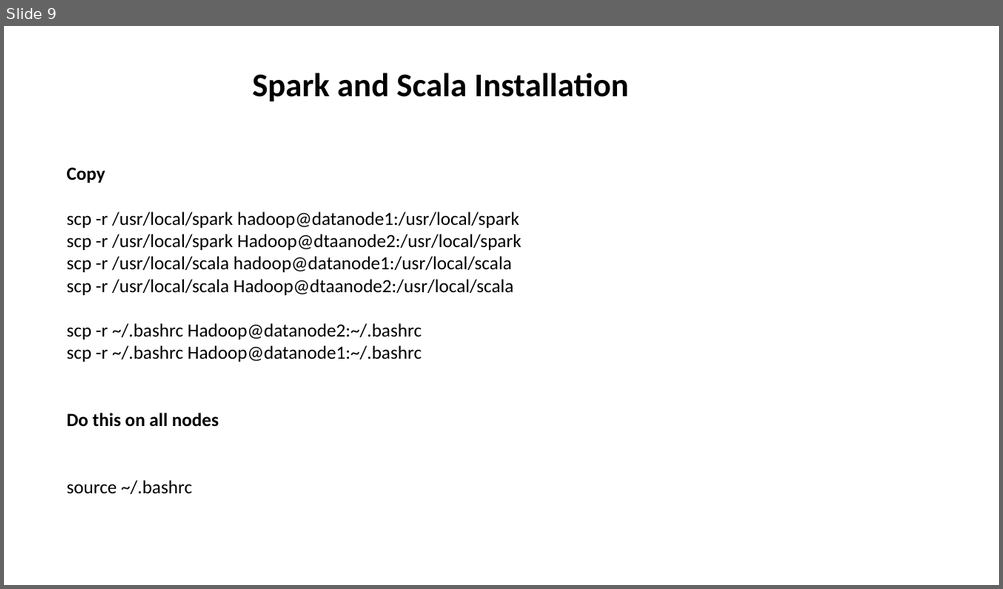
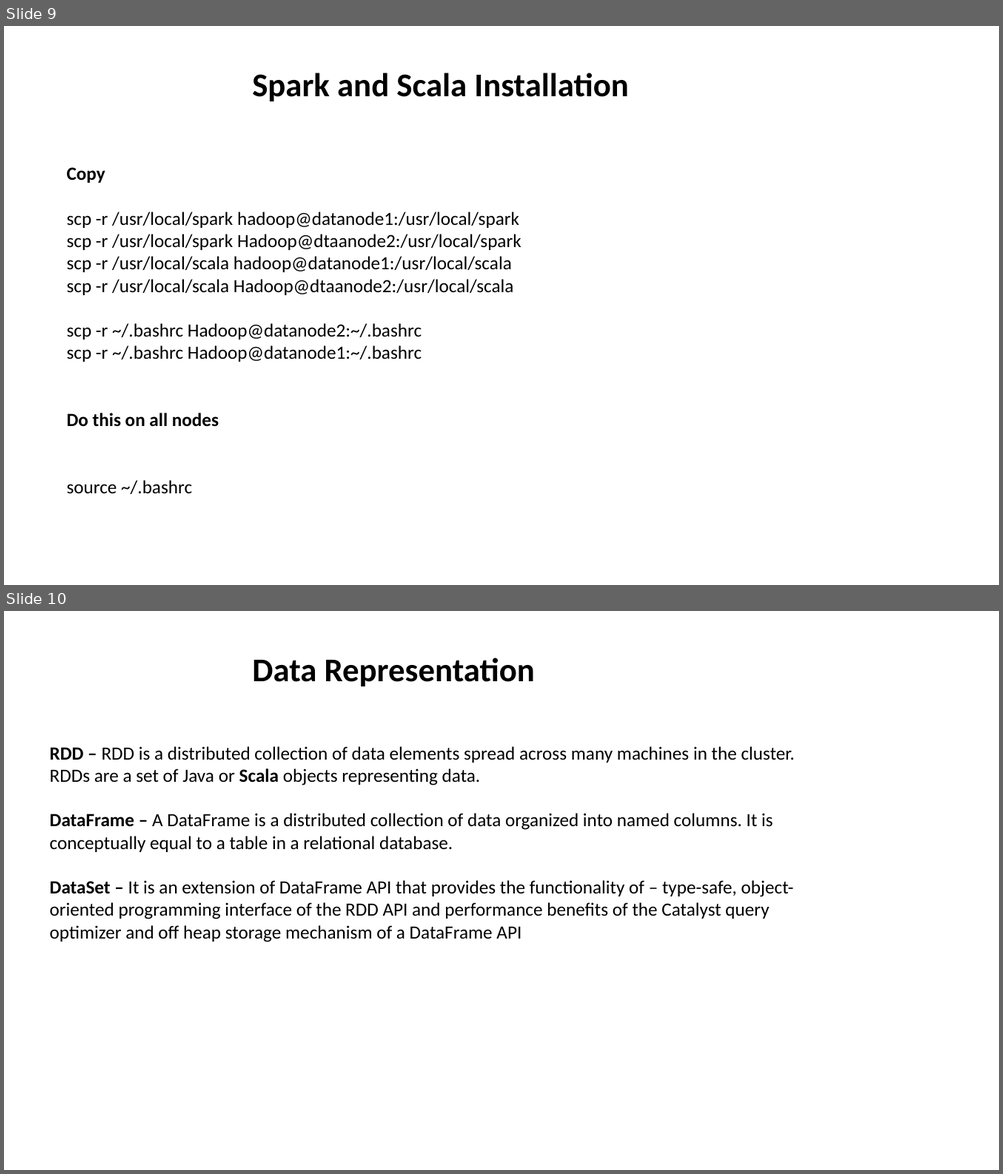
Before and after one commit to aashmishra/Bigdata_ppt, a slide deck: sparkscala.pptx. Shown one above the other, each under a label of ours: slide 9 before the commit, slides 9 and 10 after it. The pictures are 1003x589 and 1003x1174 pixels, drawn with LibreOffice and Linux fonts; fonts in the diff are those of the drawing. Boxes give left, top, right and bottom in pixels: in the first picture for what was removed or moved away, otherwise in the second. Text is boxed around its words. In the diff, an @@ line names an element or a change of style, - is before the commit and + after.

```diff
--- a/sparkscala.pptx
+++ b/sparkscala.pptx
@@ slide 10 added at bbox=[4, 611, 999, 1170], background #FFFFFF @@
@@ text added at bbox=[252, 658, 535, 686], 32 pt, text #000000, bold @@
+Data Representation
@@ text added at bbox=[50, 746, 794, 943], 18 pt, text #000000 @@
+RDD – RDD is a distributed collection of data elements spread across many machines in the cluster. RDDs are a set of Java or Scala objects representing data.
+DataFrame – A DataFrame is a distributed collection of data organized into named columns. It is conceptually equal to a table in a relational database.
+DataSet – It is an extension of DataFrame API that provides the functionality of – type-safe, object-oriented programming interface of the RDD API and performance benefits of the Catalyst query optimizer and off heap storage mechanism of a DataFrame API
```
Also in this commit, not shown: 12 other slides added, 1 slide removed.
